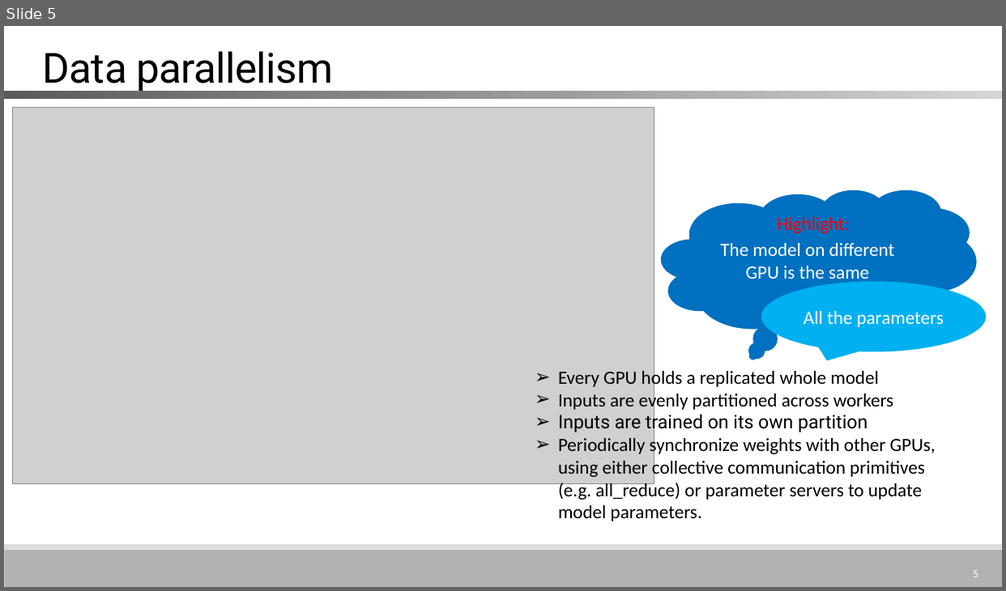
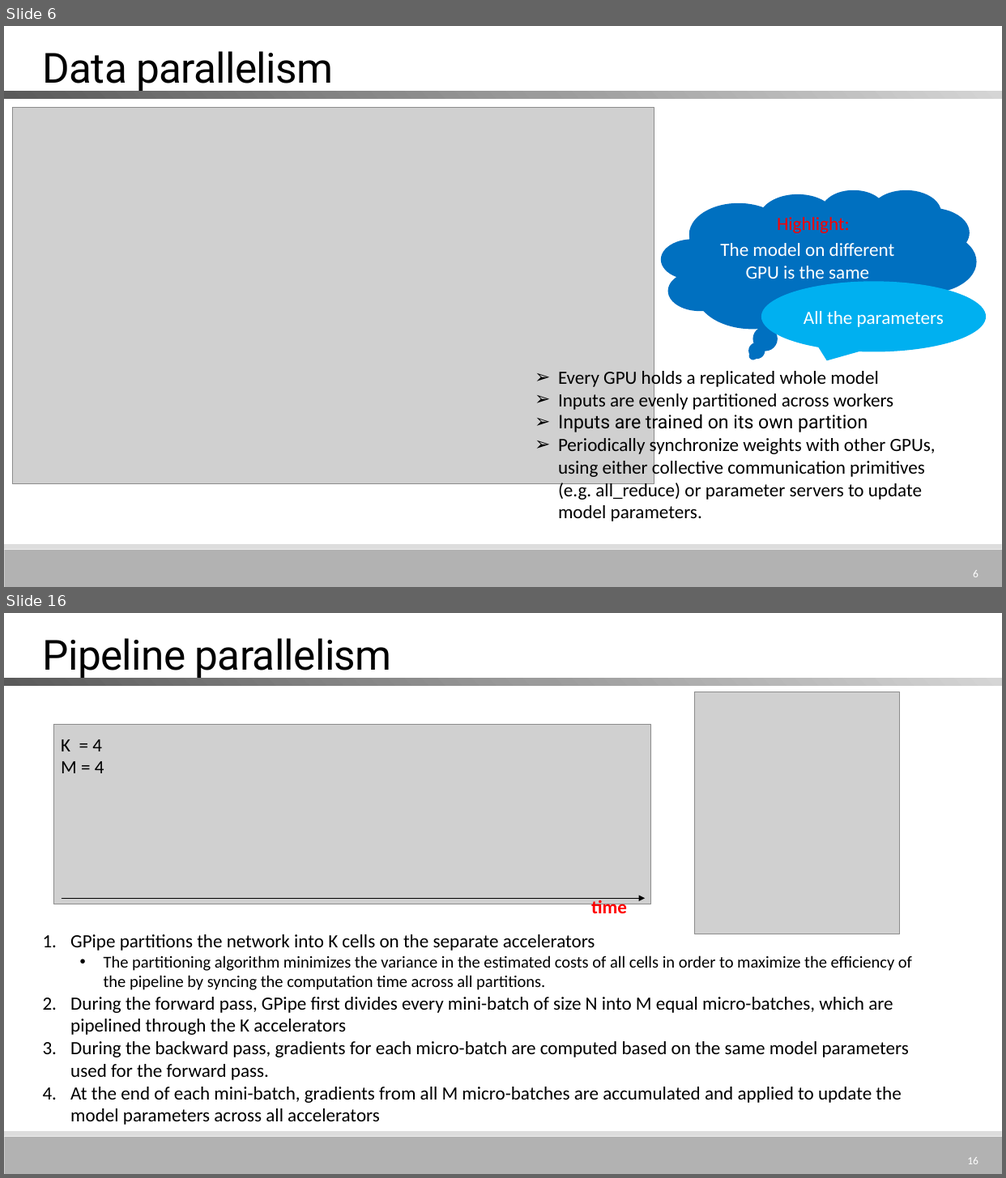
Before and after one commit to MitchellX/RecordCommand, a slide deck: GPipe.pptx. Shown one above the other, each under a label of ours: slide 5 before the commit, slides 6 and 16 after it; the slides between them are not shown. The pictures are 1006x591 and 1006x1178 pixels, drawn with LibreOffice and Linux fonts; fonts in the diff are those of the drawing; grey boxes stand for pictures. Boxes give left, top, right and bottom in pixels: in the first picture for what was removed or moved away, otherwise in the second. Text is boxed around its words. In the diff, an @@ line names an element or a change of style, - is before the commit and + after.

```diff
--- a/GPipe.pptx
+++ b/GPipe.pptx
@@ slide 16 added at bbox=[4, 613, 1002, 1174], background #FFFFFF; not listed: 2 template elements that a slide beside it also shows @@
@@ title added at bbox=[43, 638, 392, 680], 40 pt, text #000000 @@
+Pipeline parallelism
@@ rectangle added at bbox=[4, 678, 1002, 686], fill gradient #D5D5D5 to #9B9B9B to #5A5A5A @@
@@ picture added at bbox=[695, 692, 899, 934] @@
@@ picture added at bbox=[53, 725, 651, 905] @@
@@ text added at bbox=[61, 739, 104, 773], 18 pt, text #000000 @@
+K = 4
+M = 4
@@ arrow added from (62, 898) to (645, 898), #000000 1 pt @@
@@ text added at bbox=[591, 898, 627, 919], 18 pt, text #FF0000, bold @@
+time
@@ text added at bbox=[70, 935, 912, 1125], 18 pt, text #000000 @@
+1. GPipe partitions the network into K cells on the separate accelerators
+  • The partitioning algorithm minimizes the variance in the estimated costs of all cells in order to maximize the efficiency of the pipeline by syncing the computation time across all partitions.
+2. During the forward pass, GPipe first divides every mini-batch of size N into M equal micro-batches, which are pipelined through the K accelerators
+3. During the backward pass, gradients for each micro-batch are computed based on the same model parameters used for the forward pass.
+4. At the end of each mini-batch, gradients from all M micro-batches are accumulated and applied to update the model parameters across all accelerators
@@ page number added at bbox=[967, 1157, 978, 1165], 10.5 pt, text #FFFFFF @@
+16
@@ what was slide 5 is now slide 6 @@
@@ page number at bbox=[973, 570, 978, 578]: text changed @@
-5
+6
```
Also in this commit, not shown: 11 slides changed, 16 other slides added, 12 slides removed.
